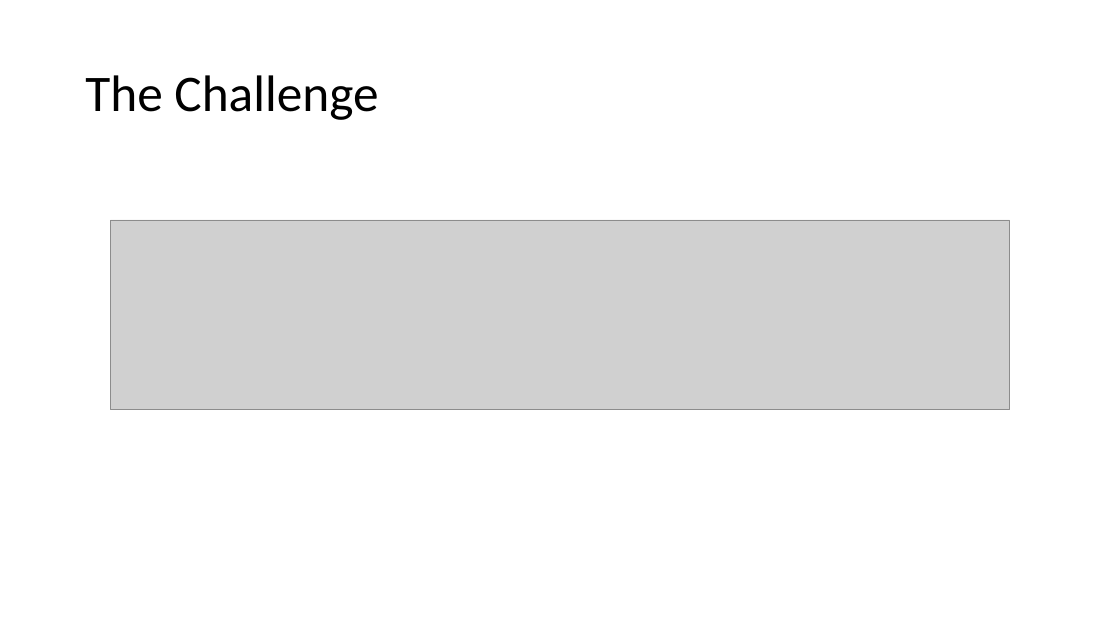
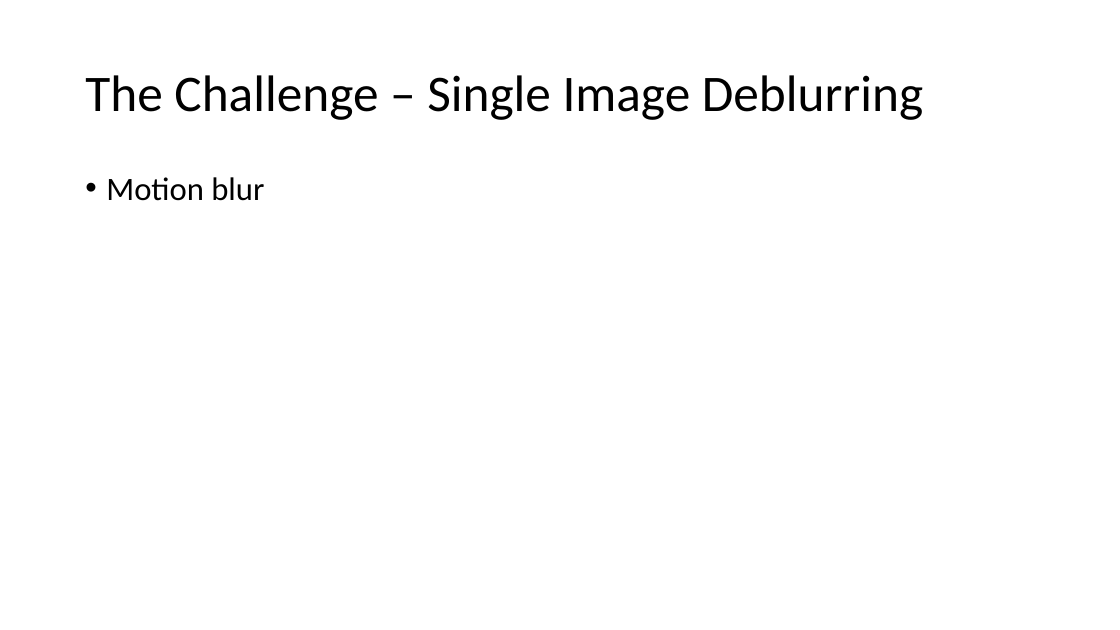
Before and after one commit to Tomlevron/Digital-image-processing, a slide deck: slide 2 of Slideshow/Scale-recurrent network for deblurring.pptx. Drawn at 1120x630 pixels with LibreOffice and Linux fonts; fonts in the diff are those of the drawing; grey boxes stand for pictures. Boxes give left, top, right and bottom in pixels: in the first picture for what was removed or moved away, otherwise in the second. Text is boxed around its words. In the diff, an @@ line names an element or a change of style, - is before the commit and + after.

```diff
--- a/Slideshow/Scale-recurrent network for deblurring.pptx
+++ b/Slideshow/Scale-recurrent network for deblurring.pptx
@@ title at <box>85,75,923,120</box>: text changed @@
-The Challenge
+The Challenge – Single Image Deblurring
@@ text added at <box>106,177,264,201</box>, 28 pt, text #000000 @@
+• Motion blur
@@ picture removed at <box>111,220,1010,410</box> @@
```
Also in this commit, not shown: 3 other files.
